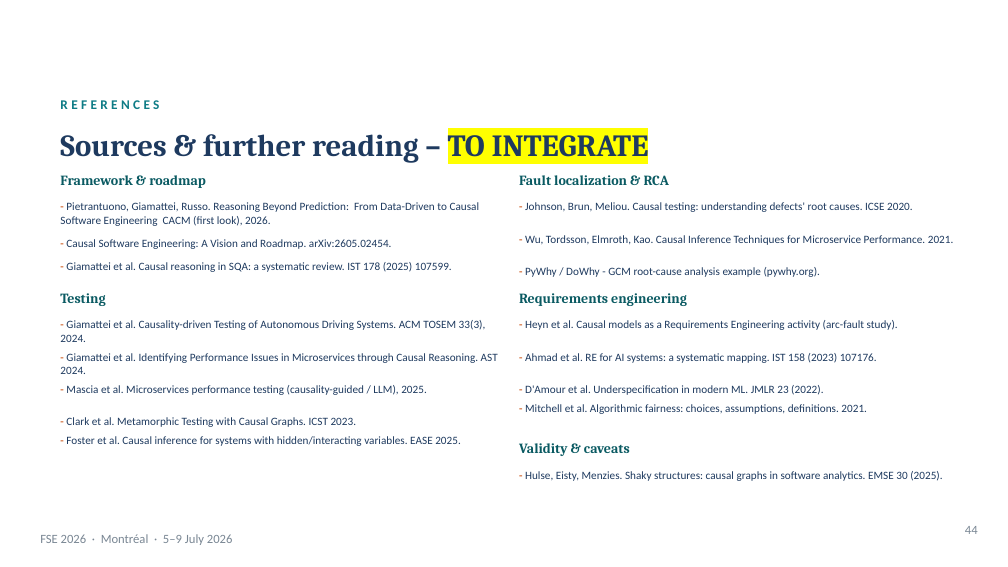
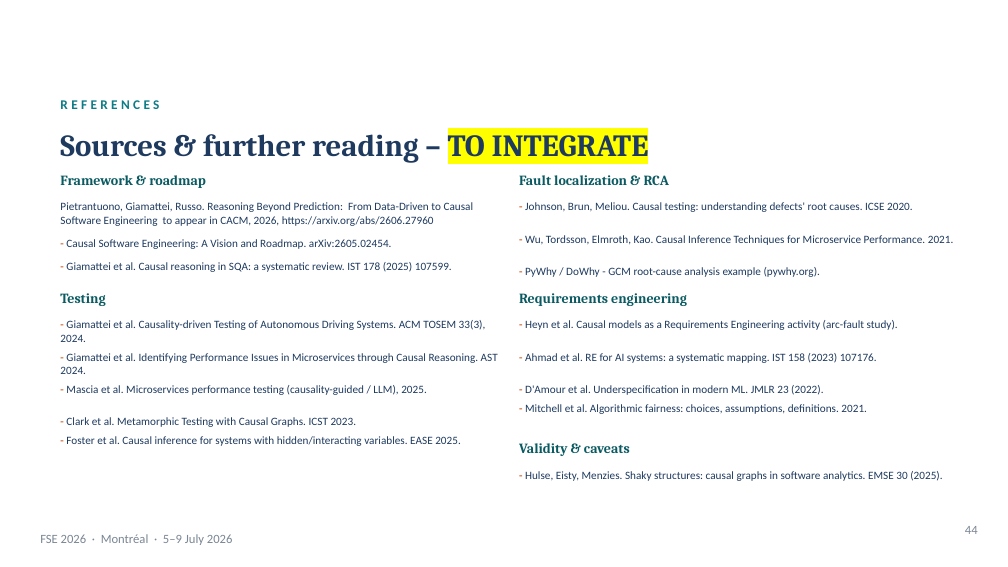
Before and after one commit to martinheyn/CI4SE_Tutorial, a slide deck: slide 25 of slides/Part 1 Causal Modelling_intro_testing_RCA.pptx. Drawn at 1008x567 pixels with LibreOffice and Linux fonts; fonts in the diff are those of the drawing; background and template pictures are left out. Boxes give left, top, right and bottom in pixels: in the first picture for what was removed or moved away, otherwise in the second. Text is boxed around its words. In the diff, an @@ line names an element or a change of style, - is before the commit and + after.

```diff
--- a/slides/Part 1 Causal Modelling_intro_testing_RCA.pptx
+++ b/slides/Part 1 Causal Modelling_intro_testing_RCA.pptx
@@ text at box(60, 202, 474, 226): text changed @@
-- Pietrantuono, Giamattei, Russo. Reasoning Beyond Prediction: From Data-Driven to Causal
-Software Engineering CACM (first look), 2026.
+Pietrantuono, Giamattei, Russo. Reasoning Beyond Prediction: From Data-Driven to Causal
+Software Engineering to appear in CACM, 2026, https://arxiv.org/abs/2606.27960
```
